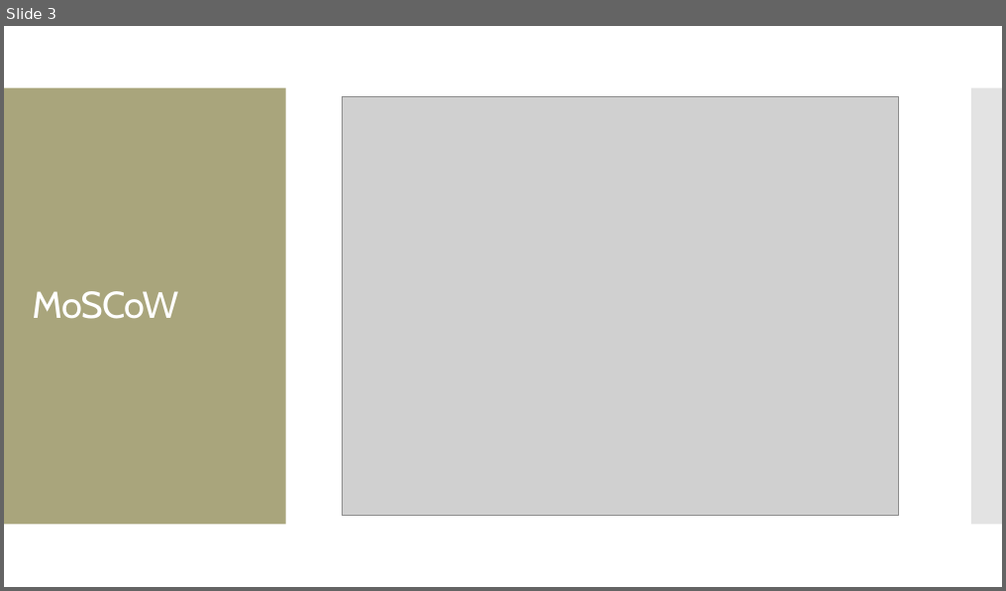
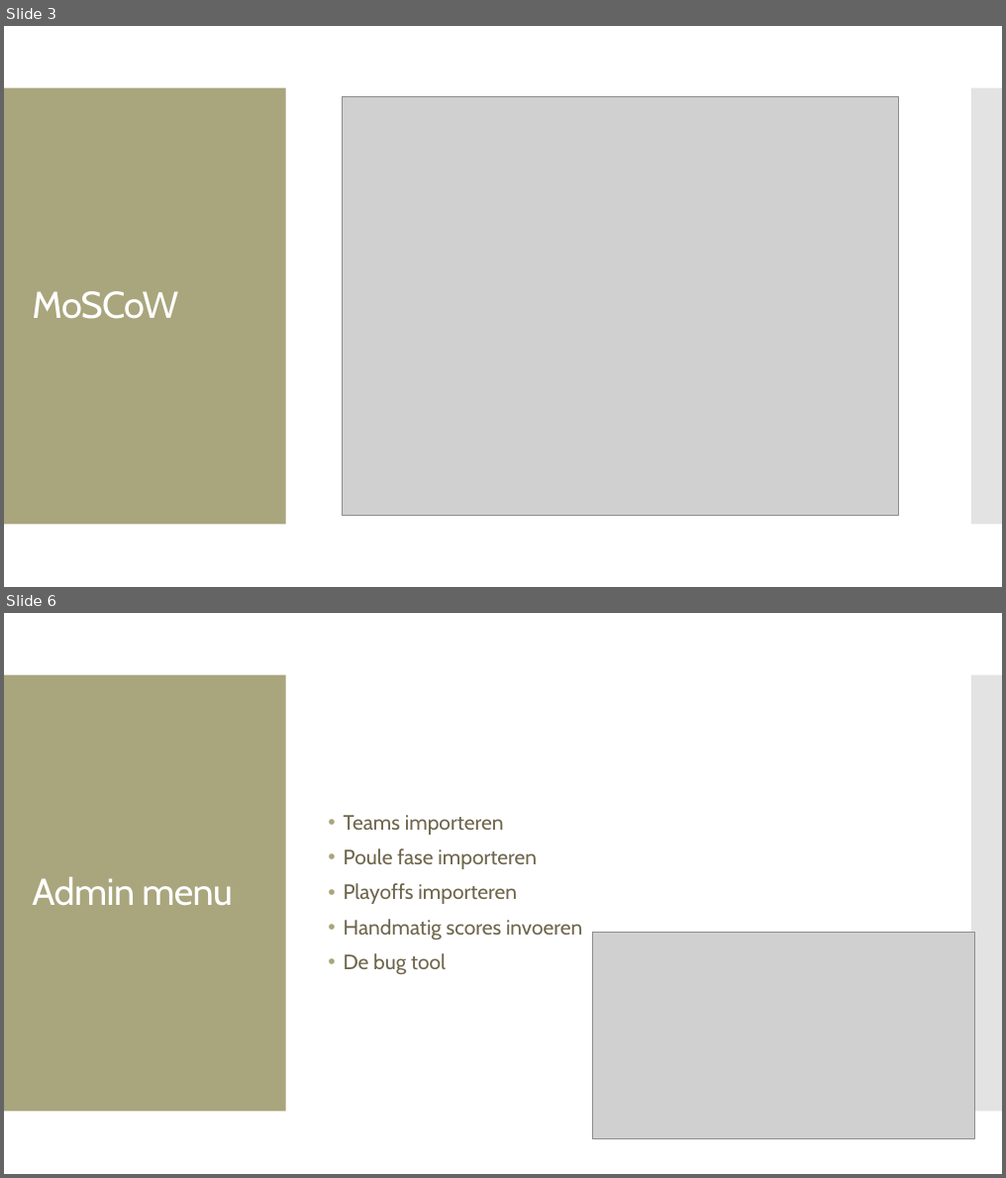
Before and after one commit to Groep1FIFA/project_fifa, a slide deck: documenten/presentatie/cs_presentatie.pptx. Shown one above the other, each under a label of ours: slide 3 before the commit, slides 3 and 6 after it; the slides between them are not shown. The pictures are 1006x591 and 1006x1178 pixels, drawn with LibreOffice and Linux fonts; fonts in the diff are those of the drawing; grey boxes stand for pictures. Boxes give left, top, right and bottom in pixels: in the first picture for what was removed or moved away, otherwise in the second. Text is boxed around its words. In the diff, an @@ line names an element or a change of style, - is before the commit and + after.

```diff
--- a/documenten/presentatie/cs_presentatie.pptx
+++ b/documenten/presentatie/cs_presentatie.pptx
@@ slide 6 added at [4,613,1002,1174], background #FFFFFF; not listed: 2 template elements that a slide beside it also shows @@
@@ text added at [344,815,582,974], 20 pt, text #6F664C @@
+• Teams importeren
+• Poule fase importeren
+• Playoffs importeren
+• Handmatig scores invoeren
+• De bug tool
@@ title added at [32,876,233,906], 36 pt, text #FFFFFF @@
+Admin menu
@@ picture added at [592,932,974,1140] @@
```
Also in this commit, not shown: 2 slides changed, 2 other slides added, 13 other files.
